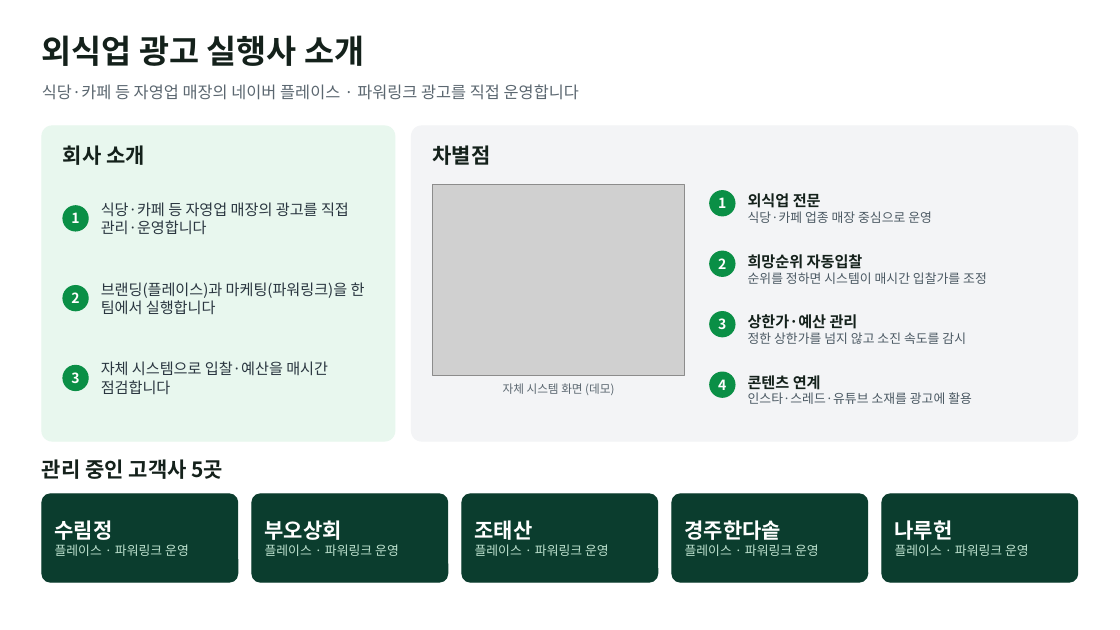
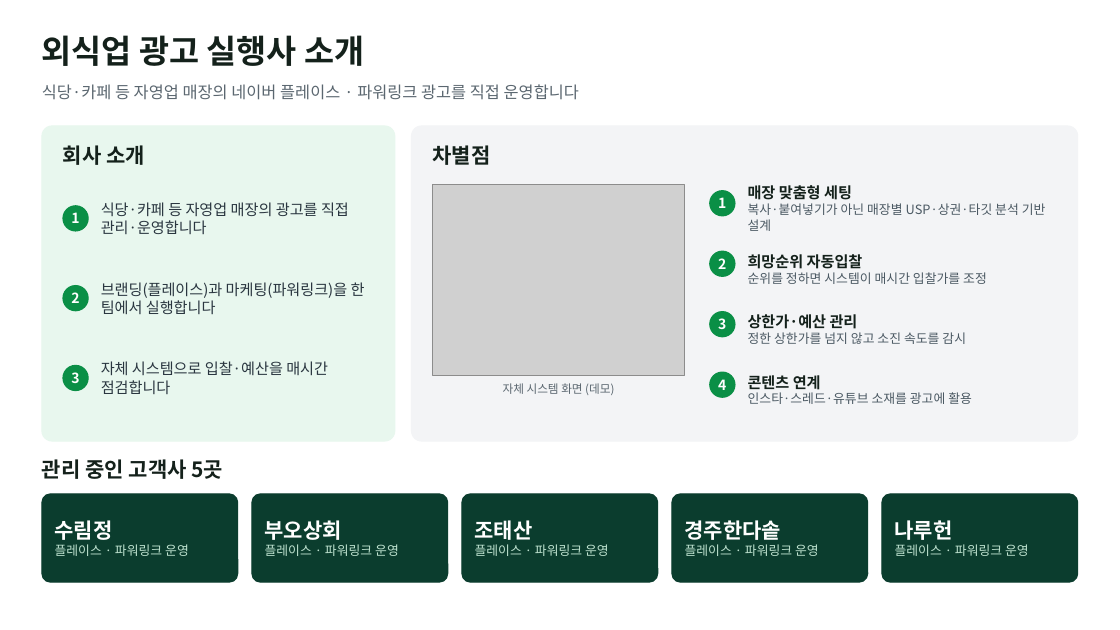
Before and after one commit to alfk0615/placeon, a slide deck: slide 1 of out/company_reference_proposal.pptx. Drawn at 1120x630 pixels with LibreOffice and Linux fonts; fonts in the diff are those of the drawing; grey boxes stand for pictures. Boxes give left, top, right and bottom in pixels: in the first picture for what was removed or moved away, otherwise in the second. Text is boxed around its words. In the diff, an @@ line names an element or a change of style, - is before the commit and + after.

```diff
--- a/out/company_reference_proposal.pptx
+++ b/out/company_reference_proposal.pptx
@@ text at box(748, 185, 1046, 231): text changed @@
-외식업 전문
-식당·카페 업종 매장 중심으로 운영
+매장 맞춤형 세팅
+복사·붙여넣기가 아닌 매장별 USP·상권·타깃 분석 기반 설계
```
Also in this commit, not shown: 3 slides added.
